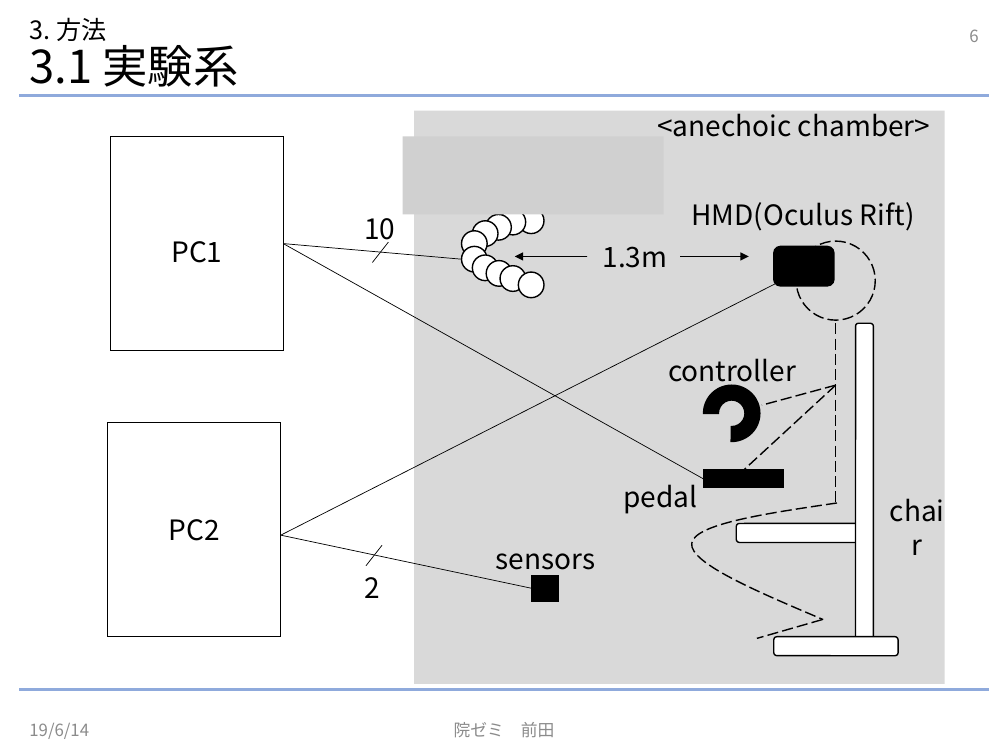
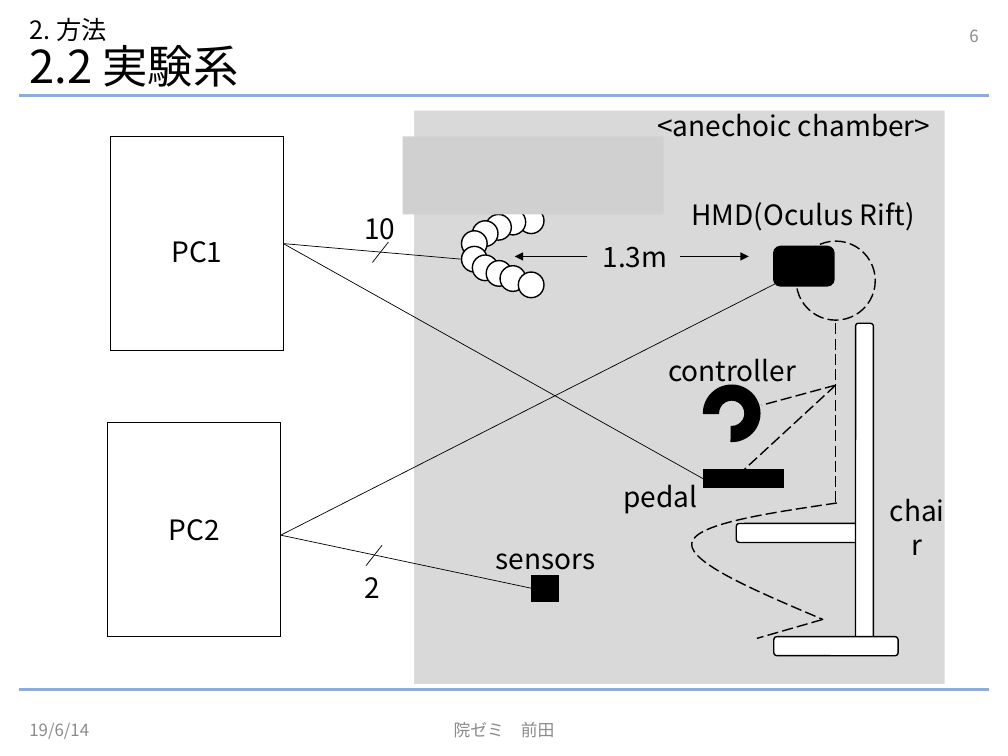
Before and after one commit to NephilimK/insemi190614, a slide deck: slide 6 of InSemi190614.pptx. Drawn at 1008x756 pixels with LibreOffice and Linux fonts; fonts in the diff are those of the drawing; grey boxes stand for pictures. Boxes give left, top, right and bottom in pixels: in the first picture for what was removed or moved away, otherwise in the second. Text is boxed around its words. In the diff, an @@ line names an element or a change of style, - is before the commit and + after.

```diff
--- a/InSemi190614.pptx
+++ b/InSemi190614.pptx
@@ title at [29,17,239,95]: text changed @@
-3. 方法
-3.1 実験系
+2. 方法
+2.2 実験系
```
Also in this commit, not shown: 9 other slides changed, 1 other file.
